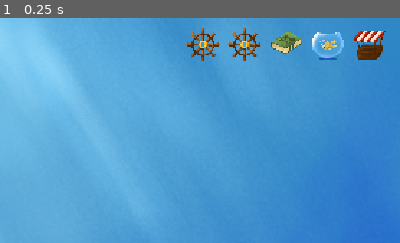
Above: before the commit, frame 1.
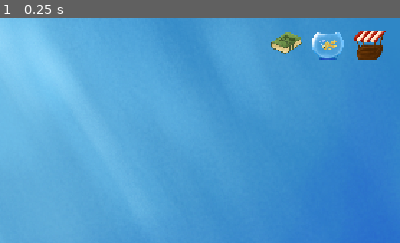
Above: after the commit, the same moment.

Repository: Niett204/fish-clicks
Game: Godot game, scene res://scenes/main.tscn
The game is run twice, just before and just after one commit, with the same random seed, the same clock (stepped at 60 frames per second) and the same inputs.
Inputs:
- Up to frame 1 (0.25 s): no input
The pictures show only the part of the screen within x 50-100%, y 0-50%; the shares and areas given below are measured in that part.

The runs differ from the first frame. In frame 1, 0.9% of the frame differs, in the area x 46-65%, y 4-20%.

Commit message:
Codigo mas limpio

Diff:
--- a/client/fish-clicks-main/project.godot
+++ b/client/fish-clicks-main/project.godot
@@ -19,7 +19,7 @@
 
 window/stretch/mode="canvas_items"
 window/stretch/aspect="expand"
-mouse_cursor/custom_image="uid://csuxh11k68vp1"
+mouse_cursor/custom_image="res://assets/misc/puntero.png"
 mouse_cursor/custom_image_hotspot=Vector2(11, 10)
 
 [editor]
--- a/client/fish-clicks-main/scenes/info_extra_panel.gd
+++ b/client/fish-clicks-main/scenes/info_extra_panel.gd
@@ -2,16 +2,16 @@
 
 @export var anim_time := 0.18
 @export var offset := Vector2(20, 0)
-@export var panel_width := 200.0
+@export var panel_width := 300.0
 @export var min_height := 200.0
-@export var padding := Vector2(24, 24) # (x,y)
+@export var padding := Vector2(100, 100) # (x,y)
 
 var _tw: Tween
 var _hover_panel := false
 var _showing := false
 
 var _hide_timer: SceneTreeTimer
-var _show_token := 0  # sube cada vez que se muestra (anti hides viejos)
+var _show_token := 0
 
 func _ready() -> void:
 	z_as_relative = false
@@ -40,7 +40,7 @@
 	_cancel_hide()
 
 	$Banner/CardBox/VBox/Header/Title.text = title
-	$Banner/CardBox/VBox/Header/Owned.text = "owned: %d" % owned
+	$Banner/CardBox/VBox/Header/Owned.text = "LVL: %d" % owned
 
 	$Banner/CardBox/VBox/Desc.text = desc
 
--- a/client/fish-clicks-main/scenes/main.gd
+++ b/client/fish-clicks-main/scenes/main.gd
@@ -19,84 +19,64 @@
 @onready var info_panel: Control = $UI/Root/HUD/InfoExtraPanel
 @onready var hud: Control = $UI/Root/HUD
 @onready var btn_hide: TextureButton = $UI/Root/BtnHideHUD
+@onready var http_request: HTTPRequest = $HTTPRequest
 
 const ITEMS := {
 	"fish_basic": {
 		"tab": "Peces",
 		"title": "Pez Común",
-		"right": "DPS +1",
 		"icon": "res://assets/peces/doblon.png",
 		"unlock_price": 0,
+		"kind": "passive",
+		"base_price": 25.0,
+		"price_growth": 1.15,
+		"base_value": 1.0,
+		"value_label": "DPS"
 	},
-
 	"cofre": {
 		"tab": "Estructuras",
 		"title": "Cofre",
-		"right": "+1 Click",
 		"icon": "res://assets/estructuras/cofre_cerrado.png",
-		"unlock_price": 0,
+		"unlock_price": 25,
+		"kind": "click",
+		"base_price": 10.0,
+		"price_growth": 1.05,
+		"base_value": 1.3,
+		"value_label": "clicks"
 	},
 	"boat": {
 		"tab": "Estructuras",
 		"title": "Barco",
-		"right": "DPS +5",
-		"icon": "res://assets/estructuras/cofre1.png",
+		"icon": "res://assets/estructuras/cofre_cerrado.png",
 		"unlock_price": 300,
-	},
-		"boat1234": {
-		"tab": "Estructuras",
-		"title": "Barco",
-		"right": "DPS +5",
-		"icon": "res://assets/estructuras/cofre1.png",
-		"unlock_price": 300,
-	},	"boat123": {
-		"tab": "Estructuras",
-		"title": "Barco",
-		"right": "DPS +5",
-		"icon": "res://assets/estructuras/cofre1.png",
-		"unlock_price": 300,
-	},	"boat56": {
-		"tab": "Estructuras",
-		"title": "Barco",
-		"right": "DPS +5",
-		"icon": "res://assets/estructuras/cofre1.png",
-		"unlock_price": 300,
-	},	"boat5": {
-		"tab": "Estructuras",
-		"title": "Barco",
-		"right": "DPS +5",
-		"icon": "res://assets/estructuras/cofre1.png",
-		"unlock_price": 300,
-	},	"boat66": {
-		"tab": "Estructuras",
-		"title": "Barco",
-		"right": "DPS +5",
-		"icon": "res://assets/estructuras/cofre1.png",
-		"unlock_price": 300,
-	},	"boat6": {
-		"tab": "Estructuras",
-		"title": "Barco",
-		"right": "DPS +5",
-		"icon": "res://assets/estructuras/cofre1.png",
-		"unlock_price": 300,
+		"kind": "passive",
+		"base_price": 200.0,
+		"price_growth": 1.20,
+		"base_value": 5.0,
+		"value_label": "DPS"
 	}
-
+}
+
+var lifetime_generated: Dictionary = {
+	"fish_basic": 0.0,
+	"cofre": 0.0,
+	"boat": 0.0
 }
 
 const TEX_CHEST_CLOSED := preload("res://assets/estructuras/cofre_cerrado.png")
 const TEX_CHEST_EMPTY  := preload("res://assets/estructuras/cofre_abierto_vacio.png")
 const TEX_CHEST_MID    := preload("res://assets/estructuras/cofre_abierto_medio.png")
 const TEX_CHEST_FULL   := preload("res://assets/estructuras/cofre_abierto_lleno.png")
+const ICON_HIDE = preload("res://assets/ui/iconos/icono_hud_abierto.png")
+const ICON_SHOW = preload("res://assets/ui/iconos/icono_hud_cerrado.png")
 
 var unlocked: Dictionary = {}  # id -> bool
+var levels: Dictionary = {}
 
 var dps: float = 0.0
 var coins: float = 0.0
 var click_power: int = 1
-var fish_count: int = 0
 var chest_base_scale: Vector2
-var chest_level: int = 0
-var boat_count: int = 0
 var shop_open := false
 var shop_tween: Tween
 var shop_x_open: float
@@ -105,9 +85,16 @@
 var hud_visible := true
 
 func _ready() -> void:
+	http_request.request_completed.connect(_on_request_completed)
+
+	var url := "https://fish-clicks.onrender.com/api/test"
+	http_request.request(url)
+
 	for k in ITEMS.keys():
 		var id := String(k)
-		unlocked[id] = false
+		levels[id] = 0
+		unlocked[id] = int(ITEMS[id].get("unlock_price", 0)) == 0
+		lifetime_generated[id] = 0.0
 	shop_panel.visible = false
 	chest_base_scale = chest_sprite.scale
 
@@ -137,9 +124,18 @@
 	shop_panel.visible = true  # importante: visible para que pueda animarse
 	shop_open = false
 
+func _on_request_completed(_result: int, response_code: int, _headers: PackedStringArray, body: PackedByteArray) -> void:
+	print("Código:", response_code)
+	print("Respuesta:", body.get_string_from_utf8())
+
 func _toggle_hud():
 	hud_visible = !hud_visible
 	hud.visible = hud_visible
+
+	if hud.visible:
+		btn_hide.texture_normal = ICON_HIDE
+	else:
+		btn_hide.texture_normal = ICON_SHOW
 
 func toggle_shop() -> void:
 	shop_open = !shop_open
@@ -193,50 +189,35 @@
 	card.info_panel_path = info_panel.get_path()
 	list.add_child(card)
 
-	# icono
-	var icon_tex: Texture2D = null
-	var icon_path: String = String(def.get("icon", ""))
-	if icon_path != "" and ResourceLoader.exists(icon_path):
-		icon_tex = load(icon_path)
-
 	var unlock_price: int = int(def.get("unlock_price", 0))
+	var icon_texture: Texture2D = load(String(def.get("icon", "")))
 
 	card.setup(
 		id,
 		String(def.get("title", id)),
-		"", # left dinámico
-		String(def.get("right", "")),
+		"Precio: %d" % get_price(id),
+		get_item_effect_text(id),
 		str(get_level(id)),
-		icon_tex,
+		icon_texture,
 		get_price(id),
 		unlock_price
 	)
 
 	card.extra_title = String(def.get("title", id))
-	card.extra_desc  = "\"Mejora tu producción.\""
-
-	var p := get_price(id)
-	var right := String(def.get("right", ""))
-
-	card.extra_b1 = "Efecto: %s" % right
-	card.extra_b2 = "Precio actual: %d" % p
-
-	# Si está bloqueado, enseña unlock; si no, algo útil
-	var unlock_p := int(def.get("unlock_price", 0))
-	if unlock_p > 0 and not bool(unlocked.get(id, false)):
-		card.extra_b3 = "Desbloquear: %d doblones" % unlock_p
-	else:
-		card.extra_b3 = "Nivel actual: %d" % get_level(id)
-
-	# Footer tipo “cookies clicked so far”
-	card.extra_footer = "%s doblones acumulados" % format_with_separator(int(coins))
+	card.extra_desc = "\"Mejora tu producción.\""
+	card.extra_b1 = get_tooltip_line_1(id)
+	card.extra_b2 = get_tooltip_line_2(id)
+	card.extra_b3 = get_tooltip_line_3(id)
 
 	card.set_unlocked(bool(unlocked.get(id, unlock_price == 0)))
+	card.update_state(coins) # <- importante
 	card.buy_pressed.connect(_on_buy_pressed)
 	card.unlock_pressed.connect(_on_unlock_pressed)
 
 func _on_chest_clicked() -> void:
 	coins += click_power
+	lifetime_generated["cofre"] += click_power
+
 	_update_ui()
 	_play_click_animation()
 	_spawn_floating_text()
@@ -253,79 +234,85 @@
 	t.z_index = 1000
 
 func _update_ui() -> void:
+	_update_currency_ui()
+	_update_dps_ui()
+
+	if shop_open:
+		update_shop_cards()
+
+func _on_toggle_tienda_button_pressed() -> void:
+	toggle_shop()
+
+func _update_cps() -> void:
+	dps = get_total_passive_dps()
+	_update_dps_ui()
+
+func get_total_passive_dps() -> float:
+	var total: float = 0.0
+
+	for key in ITEMS.keys():
+		var id := String(key)
+		var def: Dictionary = ITEMS[id]
+		if String(def.get("kind", "")) == "passive":
+			total += get_item_current_value(id)
+
+	return total
+
+func _update_dps_ui() -> void:
+	var parts: Dictionary = format_doblones_parts(dps)
+	dps_label.text = "+" + parts.value + " " + parts.unit.replace(" de doblones", "").replace(" doblones", "") + "/s"
+
+func _process(delta: float) -> void:
+	var total_generated: float = get_total_passive_dps() * delta
+	coins += total_generated
+
+	lifetime_generated["fish_basic"] += float(get_level("fish_basic")) * dps_per_fish * delta
+	lifetime_generated["boat"] += float(get_level("boat")) * 5.0 * delta
+
+	_update_currency_ui()
+
+func _update_currency_ui() -> void:
 	var parts := format_doblones_parts(coins)
 	coins_label.text = parts.value
 	unidades_label.text = parts.unit
-	update_shop_cards()
-
-func _on_toggle_tienda_button_pressed() -> void:
-	toggle_shop()
-
-func _update_cps() -> void:
-	dps = fish_count * dps_per_fish
-	_update_dps_ui()
-
-func _update_dps_ui() -> void:
-	var parts: Dictionary = format_doblones_parts(dps)
-	dps_label.text = "+" + parts.value + " " + parts.unit.replace(" de doblones", "").replace(" doblones", "") + "/s"
-
-func _process(delta: float) -> void:
-	coins += dps * delta
-	_update_ui()
 
 func _play_click_animation() -> void:
 	var tween = create_tween()
 	tween.tween_property(chest_sprite, "scale", chest_base_scale * 1.08, 0.06)
 	tween.tween_property(chest_sprite, "scale", chest_base_scale, 0.08)
 
-func fish_price() -> int:
-	return int(round(25 * pow(1.15, fish_count)))
-
-func chest_upgrade_price() -> int:
-	# click_power empieza en 1; la primera mejora cuesta 10
-	return int(round(10 * pow(1.25, click_power - 1)))
-
 func get_level(id: String) -> int:
+	return int(levels.get(id, 0))
+
+func get_price(id: String) -> int:
+	var def: Dictionary = ITEMS[id]
+	var base_price: float = float(def.get("base_price", 10.0))
+	var growth: float = float(def.get("price_growth", 1.1))
+	return int(round(base_price * pow(growth, get_level(id))))
+
+func apply_purchase(id: String) -> void:
+	levels[id] = get_level(id) + 1
+
 	match id:
 		"fish_basic":
-			return fish_count
+			_spawn_fish()
 		"cofre":
-			return chest_level
-		"boat":
-			return boat_count
-		_:
-			return 0
-
-func get_price(id: String) -> int:
-	match id:
-		"fish_basic":
-			return int(round(0 * pow(1.15, fish_count)))
-		"cofre":
-			return int(round(10 * pow(1.05, click_power - 1)))
-		"boat":
-			return int(round(200 * pow(1.20, boat_count)))
-		_:
-			return 999999
-
-func apply_purchase(id: String) -> void:
-	match id:
-		"fish_basic":
-			fish_count += 1
-			var fish = fish_scene.instantiate()
-			fish.swim_area = $SwimArea
-			fish_layer.add_child(fish)
-			fish.position = Vector2(randi_range(200, 1000), randi_range(300, 600))
-			_update_cps()
-		"cofre":
-			chest_level += 1
-			click_power = int(round(1 * pow(1.3, chest_level)))
+			click_power = int(round(get_item_current_value("cofre")))
 			_update_chest_sprite_by_level()
-		"boat":
-			boat_count += 1
-			dps += 5
-			_update_dps_ui()
-		_:
-			pass
+
+	_update_cps()
+
+func _spawn_fish() -> void:
+	var fish = fish_scene.instantiate()
+	print("Fish instance:", fish)
+
+	if "swim_area" in fish:
+		fish.swim_area = $SwimArea
+	else:
+		push_error("El pez no tiene propiedad swim_area")
+
+	fish_layer.add_child(fish)
+	fish.position = Vector2(randi_range(200, 1000), randi_range(300, 600))
 
 func get_list_for_category(category: String) -> VBoxContainer:
 	match category:
@@ -340,6 +327,7 @@
 	var price := get_price(id)
 	if coins < price:
 		return
+
 	coins -= price
 	apply_purchase(id)
 	_update_ui()
@@ -364,16 +352,50 @@
 
 func _refresh_card(card) -> void:
 	var id: String = String(card.item_id)
+	var p: int = get_price(id)
+
 	card.set_unlocked(bool(unlocked.get(id, true)))
-
-	var p: int = get_price(id)
 	card.set_dynamic(
 		p,
 		"Precio: %d" % p,
-		String(ITEMS[id]["right"]),
+		get_item_effect_text(id),
 		str(get_level(id))
 	)
 	card.update_state(coins)
+
+	card.extra_b1 = get_tooltip_line_1(id)
+	card.extra_b2 = get_tooltip_line_2(id)
+	card.extra_b3 = get_tooltip_line_3(id)
+
+	if card.has_method("refresh_info_panel_if_hovered"):
+		card.refresh_info_panel_if_hovered()
+
+func get_item_effect_text(id: String) -> String:
+	var def: Dictionary = ITEMS[id]
+	var kind: String = String(def.get("kind", ""))
+	var base_value: float = float(def.get("base_value", 0.0))
+	var value_label: String = String(def.get("value_label", ""))
+
+	match kind:
+		"passive":
+			return "%s +%d" % [value_label, int(round(base_value))]
+		"click":
+			return "+%d %s" % [int(round(base_value)), value_label]
+		_:
+			return ""
+
+func get_tooltip_line_1(id: String) -> String:
+	if id == "cofre":
+		return "Potencia de clic: %d" % click_power
+	return "Produce ahora: %s" % get_current_production_text(id)
+
+func get_tooltip_line_2(id: String) -> String:
+	if id == "cofre":
+		return "Aporte pasivo: ninguno"
+	return "Aporta al DPS total: %.1f%%" % get_current_dps_contribution(id)
+
+func get_tooltip_line_3(id: String) -> String:
+	return "Generado total: %s" % get_lifetime_generated_text(id)
 
 func play_squish(node: Control) -> void:
 	var t := create_tween()
@@ -390,6 +412,8 @@
 	pass # Replace with function body.
 
 func _update_chest_sprite_by_level() -> void:
+	var chest_level: int = get_level("cofre")
+
 	if chest_level <= 0:
 		chest_sprite.texture = TEX_CHEST_CLOSED
 	elif chest_level <= 3:
@@ -416,10 +440,10 @@
 
 func format_doblones_parts(n: float) -> Dictionary:
 	var abs_n: float = abs(n)
-
+	var txt := ""
 	# 🔹 Menos de 1 millón → número completo sin prefijo
 	if abs_n < 1_000_000.0:
-		var txt := format_with_separator(int(round(n)))
+		txt = format_with_separator(int(round(n)))
 		return {"value": txt, "unit": "doblones"}
 
 	var value: float
@@ -452,7 +476,7 @@
 		decimals = 2
 	else:
 		decimals = 2
-	var txt := ("%0." + str(decimals) + "f") % value
+	txt = ("%0." + str(decimals) + "f") % value
 	txt = txt.replace(".", ",")
 
 	return {"value": txt, "unit": unit}
@@ -538,3 +562,40 @@
 			.set_trans(Tween.TRANS_QUAD).set_ease(Tween.EASE_IN)
 
 		tb.finished.connect(Callable(b, "queue_free"))
+
+func get_current_production_text(id: String) -> String:
+	var def: Dictionary = ITEMS[id]
+	var value_label: String = String(def.get("value_label", ""))
+	var value: float = get_item_current_value(id)
+	return "%d %s" % [int(round(value)), value_label]
+
+func get_item_current_value(id: String) -> float:
+	var def: Dictionary = ITEMS[id]
+	var kind: String = String(def.get("kind", ""))
+	var base_value: float = float(def.get("base_value", 1.0))
+	var level: int = get_level(id)
+
+	match kind:
+		"passive":
+			return float(level) * base_value
+		"click":
+			if level <= 0:
+				return 1.0
+			return pow(base_value, level)
+		_:
+			return 0.0
+
+func get_current_dps_contribution(id: String) -> float:
+	var total_dps: float = get_total_passive_dps()
+	if total_dps <= 0.0:
+		return 0.0
+
+	var def: Dictionary = ITEMS[id]
+	if String(def.get("kind", "")) != "passive":
+		return 0.0
+
+	return (get_item_current_value(id) / total_dps) * 100.0
+
+func get_lifetime_generated_text(id: String) -> String:
+	var amount := float(lifetime_generated.get(id, 0.0))
+	return "%s doblones" % format_with_separator(int(amount))
--- a/client/fish-clicks-main/scenes/main.tscn
+++ b/client/fish-clicks-main/scenes/main.tscn
@@ -51,6 +51,9 @@
 
 [sub_resource type="StyleBoxEmpty" id="StyleBoxEmpty_dp3eg"]
 
+[sub_resource type="SystemFont" id="SystemFont_gqmmt"]
+font_italic = true
+
 [sub_resource type="RectangleShape2D" id="RectangleShape2D_a8y0u"]
 size = Vector2(1022, 516)
 
@@ -160,6 +163,7 @@
 theme_override_constants/separation = 12
 
 [node name="BtnEvent" type="TextureButton" parent="UI/Root/HUD/TopBar/RightGroup" unique_id=1631156383]
+visible = false
 custom_minimum_size = Vector2(48, 48)
 layout_mode = 2
 texture_normal = ExtResource("9_trceg")
@@ -167,6 +171,7 @@
 stretch_mode = 5
 
 [node name="BtnWorld" type="TextureButton" parent="UI/Root/HUD/TopBar/RightGroup" unique_id=266951714]
+visible = false
 custom_minimum_size = Vector2(48, 48)
 layout_mode = 2
 texture_normal = ExtResource("9_trceg")
@@ -259,6 +264,7 @@
 horizontal_alignment = 1
 
 [node name="TiendaPanel" type="Panel" parent="UI/Root/HUD" unique_id=1545511951]
+visible = false
 custom_minimum_size = Vector2(250, 0)
 layout_mode = 1
 anchors_preset = 11
@@ -345,7 +351,7 @@
 [node name="InfoExtraPanel" type="Control" parent="UI/Root/HUD" unique_id=1578223614]
 visible = false
 top_level = true
-z_index = 100
+z_index = 5
 custom_minimum_size = Vector2(0, 80)
 layout_mode = 1
 anchors_preset = 15
@@ -357,14 +363,11 @@
 script = ExtResource("8_tipki")
 
 [node name="Banner" type="TextureRect" parent="UI/Root/HUD/InfoExtraPanel" unique_id=433949685]
-layout_mode = 1
-anchors_preset = 15
-anchor_right = 1.0
-anchor_bottom = 1.0
-offset_right = -97.0
-offset_bottom = -90.0
-grow_horizontal = 2
-grow_vertical = 2
+layout_mode = 0
+offset_left = 16.0
+offset_top = 18.0
+offset_right = 1136.0
+offset_bottom = 630.0
 mouse_filter = 2
 texture = ExtResource("19_0ld40")
 expand_mode = 1
@@ -374,12 +377,16 @@
 anchors_preset = 15
 anchor_right = 1.0
 anchor_bottom = 1.0
-grow_horizontal = 2
-grow_vertical = 2
-theme_override_constants/margin_left = 16
-theme_override_constants/margin_top = 18
-theme_override_constants/margin_right = 16
-theme_override_constants/margin_bottom = 18
+offset_left = 168.0
+offset_top = 132.0
+offset_right = -275.0
+offset_bottom = -160.0
+grow_horizontal = 2
+grow_vertical = 2
+theme_override_constants/margin_left = 80
+theme_override_constants/margin_top = 22
+theme_override_constants/margin_right = 40
+theme_override_constants/margin_bottom = 22
 
 [node name="VBox" type="VBoxContainer" parent="UI/Root/HUD/InfoExtraPanel/Banner/CardBox" unique_id=2030723900]
 layout_mode = 2
@@ -391,31 +398,34 @@
 [node name="Title" type="Label" parent="UI/Root/HUD/InfoExtraPanel/Banner/CardBox/VBox/Header" unique_id=1406141069]
 layout_mode = 2
 size_flags_horizontal = 3
+theme_override_font_sizes/font_size = 14
 text = "Titulo
 "
 
 [node name="Owned" type="Label" parent="UI/Root/HUD/InfoExtraPanel/Banner/CardBox/VBox/Header" unique_id=1125482062]
 layout_mode = 2
+theme_override_font_sizes/font_size = 12
 horizontal_alignment = 2
 
 [node name="Desc" type="Label" parent="UI/Root/HUD/InfoExtraPanel/Banner/CardBox/VBox" unique_id=346078448]
 layout_mode = 2
-theme_override_font_sizes/font_size = 12
+theme_override_fonts/font = SubResource("SystemFont_gqmmt")
+theme_override_font_sizes/font_size = 10
 
 [node name="Bullets" type="VBoxContainer" parent="UI/Root/HUD/InfoExtraPanel/Banner/CardBox/VBox" unique_id=1943120877]
 layout_mode = 2
 
 [node name="B1" type="Label" parent="UI/Root/HUD/InfoExtraPanel/Banner/CardBox/VBox/Bullets" unique_id=721015527]
 layout_mode = 2
-theme_override_font_sizes/font_size = 10
+theme_override_font_sizes/font_size = 8
 
 [node name="B2" type="Label" parent="UI/Root/HUD/InfoExtraPanel/Banner/CardBox/VBox/Bullets" unique_id=1311210386]
 layout_mode = 2
-theme_override_font_sizes/font_size = 10
+theme_override_font_sizes/font_size = 8
 
 [node name="B3" type="Label" parent="UI/Root/HUD/InfoExtraPanel/Banner/CardBox/VBox/Bullets" unique_id=404563973]
 layout_mode = 2
-theme_override_font_sizes/font_size = 10
+theme_override_font_sizes/font_size = 8
 
 [node name="BtnHideHUD" type="TextureButton" parent="UI/Root" unique_id=2090329672]
 custom_minimum_size = Vector2(32, 32)
@@ -442,6 +452,8 @@
 position = Vector2(577, 322)
 shape = SubResource("RectangleShape2D_a8y0u")
 
+[node name="HTTPRequest" type="HTTPRequest" parent="." unique_id=121986834]
+
 [connection signal="input_event" from="Cofre" to="Cofre" method="_on_input_event"]
 [connection signal="pressed" from="UI/Root/HUD/TopBar/RightGroup/BtnShop" to="." method="_on_btn_shop_pressed"]
 [connection signal="pressed" from="UI/Root/BtnHideHUD" to="." method="_on_btn_hide_hud_pressed"]
--- a/client/fish-clicks-main/scenes/shop_item_card.gd
+++ b/client/fish-clicks-main/scenes/shop_item_card.gd
@@ -53,6 +53,7 @@
 var tween: Tween
 
 func _ready() -> void:
+	z_index = 10
 	normal_view.mouse_filter = Control.MOUSE_FILTER_IGNORE
 	locked_view.mouse_filter = Control.MOUSE_FILTER_IGNORE
 	locked_price_lbl.mouse_filter = Control.MOUSE_FILTER_IGNORE
@@ -147,21 +148,27 @@
 	else:
 		unlock_pressed.emit(item_id)
 
-func setup(_id: String, title: String, left: String, right: String, level: String,
-	icon: Texture2D, _price: int, _unlock_price: int) -> void:
-
+func setup(
+	_id: String,
+	title: String,
+	left: String,
+	right: String,
+	level: String,
+	icon_texture: Texture2D,
+	_price: int,
+	_unlock_price: int
+) -> void:
 	item_id = _id
 	price = _price
 	unlock_price = _unlock_price
 	is_unlocked = (unlock_price == 0)
 
 	_title_normal = title
-	_left_normal  = left
+	_left_normal = left
 	_right_normal = right
 	_level_normal = level
-	_icon_normal  = icon
-
-	# Pinta los datos normales (para que no se quede con "Doblon" por defecto)
+	_icon_normal = icon_texture
+
 	title_lbl.text = _title_normal
 	stat_left.text = _left_normal
 	level_lbl.text = _level_normal
@@ -209,17 +216,17 @@
 	stat_left.text = _left_normal
 	level_lbl.text = _level_normal
 
-func set_dynamic(new_price: float, new_left: String, new_right: String,
-	new_level: String ) -> void:
-	price = new_price
+func set_dynamic(new_price: float, new_left: String, new_right: String, new_level: String) -> void:
+	price = int(new_price)
 	_left_normal = new_left
 	_right_normal = new_right
 	_level_normal = new_level
 
-	# Si ya está desbloqueada, actualiza lo visible al momento
 	if is_unlocked:
 		stat_left.text = _left_normal
 		level_lbl.text = _level_normal
+
+	refresh_info_panel_if_hovered()
 
 
 func _apply_view() -> void:
@@ -253,3 +260,23 @@
 
 func _reset_rotation_smooth() -> void:
 	_animate_rotation(0.0, 0.15)
+
+func refresh_info_panel_if_hovered() -> void:
+	if not _hovered:
+		return
+	if info_panel == null:
+		return
+
+	var owned := 0
+	if level_lbl:
+		owned = int(level_lbl.text)
+
+	info_panel.show_for_card(
+		self,
+		extra_title,
+		owned,
+		extra_desc,
+		extra_b1,
+		extra_b2,
+		extra_b3
+	)
Not shown: 1 places in client/fish-clicks-main/scenes/ShopItemCard.tscn that only renumber resources
Not shown: 1 places in client/fish-clicks-main/scenes/pez.tscn that only renumber resources
